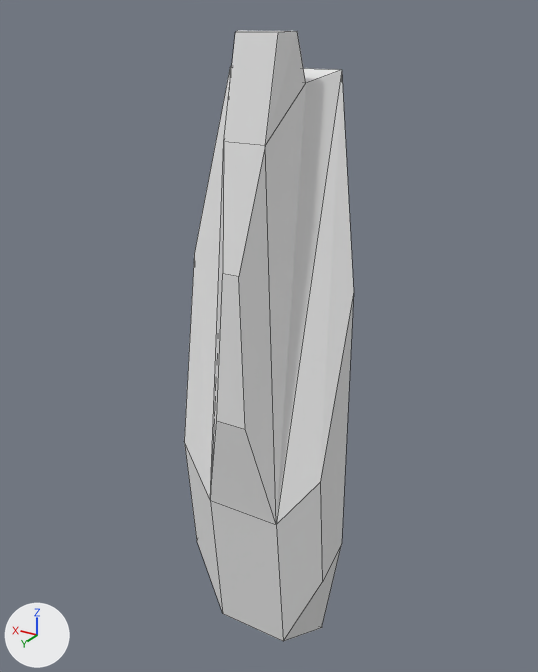
Before and after pictures for a commit that changed the Blender file Assets/Models/Weapons/HeavyLaserCannon/HeavyLaserCannon.blend.
Both versions are drawn from a 50 mm lens placed at (-1.86, 3.24, 2.86), pointed at (0.0, 0.14, 1.31). Every picture has the same lights, and +X, +Y and +Z are marked at lower left. Mesh edges are drawn as thin lines.

Names of what the first picture shows: 'Lasercannon_Mesh'.
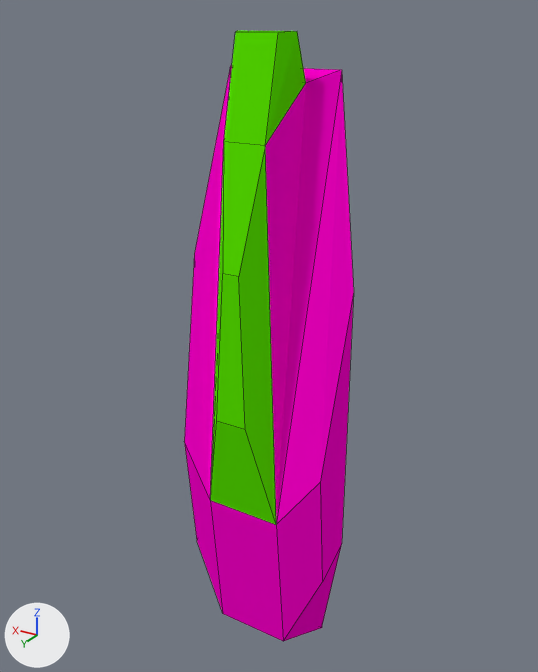
Changed parts and their boxes (x1, y1, x2, y2) in the pictures (538 x 672 px):
part 1 of me_lasercannon_mesh, recoloured (white to pink): (184, 66, 354, 641) in both
part 2 of me_lasercannon_mesh, recoloured (white to pink): (304, 68, 340, 83) in both
part 3 of me_lasercannon_mesh, recoloured (white to green): (210, 30, 306, 525) in both

Patch to the scene script:
```diff
--- a/Assets/Models/Weapons/HeavyLaserCannon/HeavyLaserCannon.blend.py
+++ b/Assets/Models/Weapons/HeavyLaserCannon/HeavyLaserCannon.blend.py
@@ mat_barrel @@
+mat_barrel = diffuse_material('Barrel')
+mat_barrel.base_color = (0.0984, 0.8, 0.0)  # green #58e700
@@ mat_chassis @@
+mat_chassis = diffuse_material('Chassis')
+mat_chassis.base_color = (0.993, 0.0, 0.625)  # pink #fe00cf
@@ me_lasercannon_mesh @@
 me_lasercannon_mesh.from_pydata(...)  # 28 vertices, 26 faces; spans x -0.96..0.9, y 0.0..1.02, z -1.32..5.6
 # used by ob_lasercannon_mesh; location = (0.0, 0.0, 0.0); scale = (0.5, 0.5, 0.5)
+# me_lasercannon_mesh part 1: all 15 faces centred in x -0.91..0.85, y 0.0..0.75, z -1.19..3.96 switch from mat_material (white #e7e7e7) to mat_chassis (pink #fe00cf)
+# me_lasercannon_mesh part 2: the 1 face centred in x 0.0, y 0.07, z 5.22 switches from mat_material (white #e7e7e7) to mat_chassis (pink #fe00cf)
+# me_lasercannon_mesh part 3: all 10 faces centred in x -0.27..0.27, y 0.22..0.99, z 1.33..5.6 switch from mat_material (white #e7e7e7) to mat_barrel (green #58e700)
```
